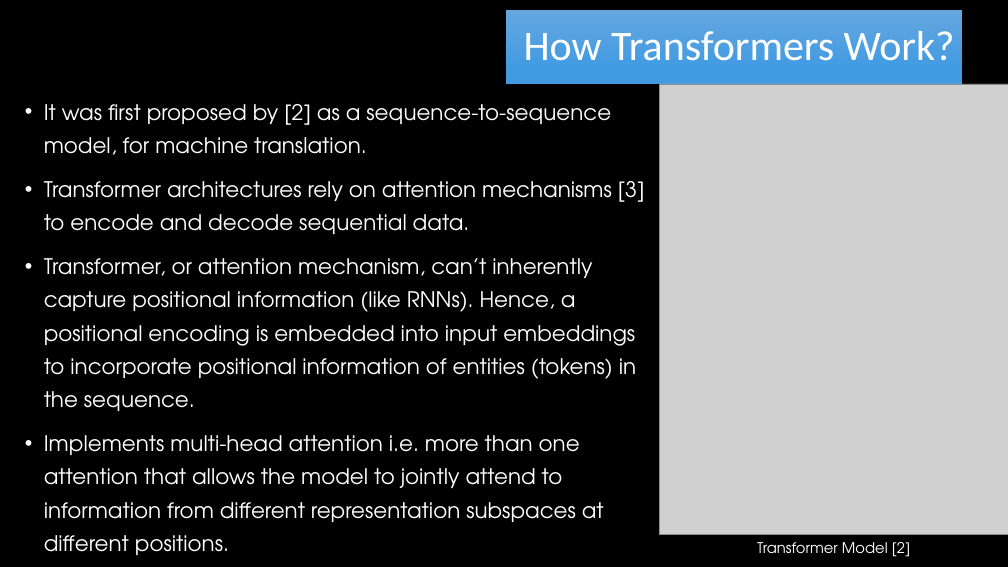
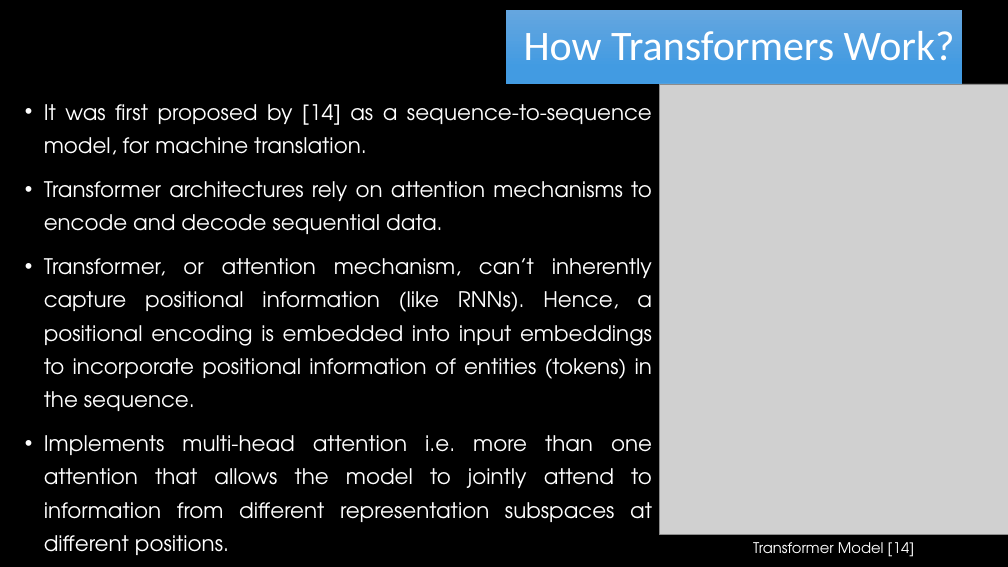
Before and after one commit to RayGone/Thesis, a slide deck: slide 8 of Main Thesis/Thesis Defense Presentation.pptx. Drawn at 1008x567 pixels with LibreOffice and Linux fonts; fonts in the diff are those of the drawing; grey boxes stand for pictures; background and template pictures are left out. Boxes give left, top, right and bottom in pixels: in the first picture for what was removed or moved away, otherwise in the second. Text is boxed around its words. In the diff, an @@ line names an element or a change of style, - is before the commit and + after.

```diff
--- a/Main Thesis/Thesis Defense Presentation.pptx
+++ b/Main Thesis/Thesis Defense Presentation.pptx
@@ text at [44,104,652,234]: text changed @@
-• It was first proposed by [2] as a sequence-to-sequence model, for machine translation.
-• Transformer architectures rely on attention mechanisms [3] to encode and decode sequential data.
+• It was first proposed by [14] as a sequence-to-sequence model, for machine translation.
+• Transformer architectures rely on attention mechanisms to encode and decode sequential data.
@@ text at [44,258,652,555]: alignment left to justified @@
@@ text at [753,542,915,557]: text changed @@
-Transformer Model [2]
+Transformer Model [14]
```
Also in this commit, not shown: 16 other slides changed, 3 slides added, 2 other files.
